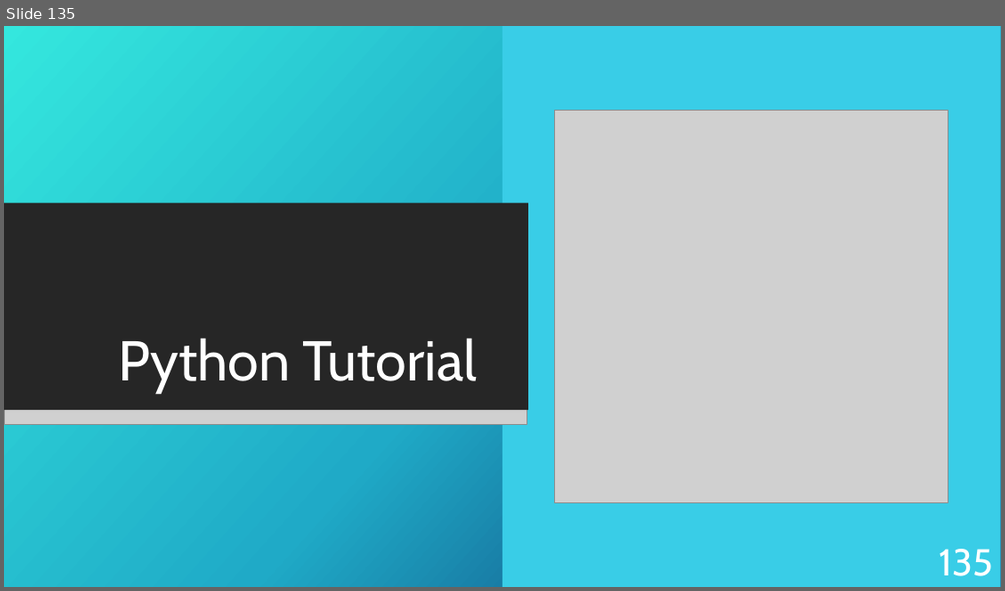
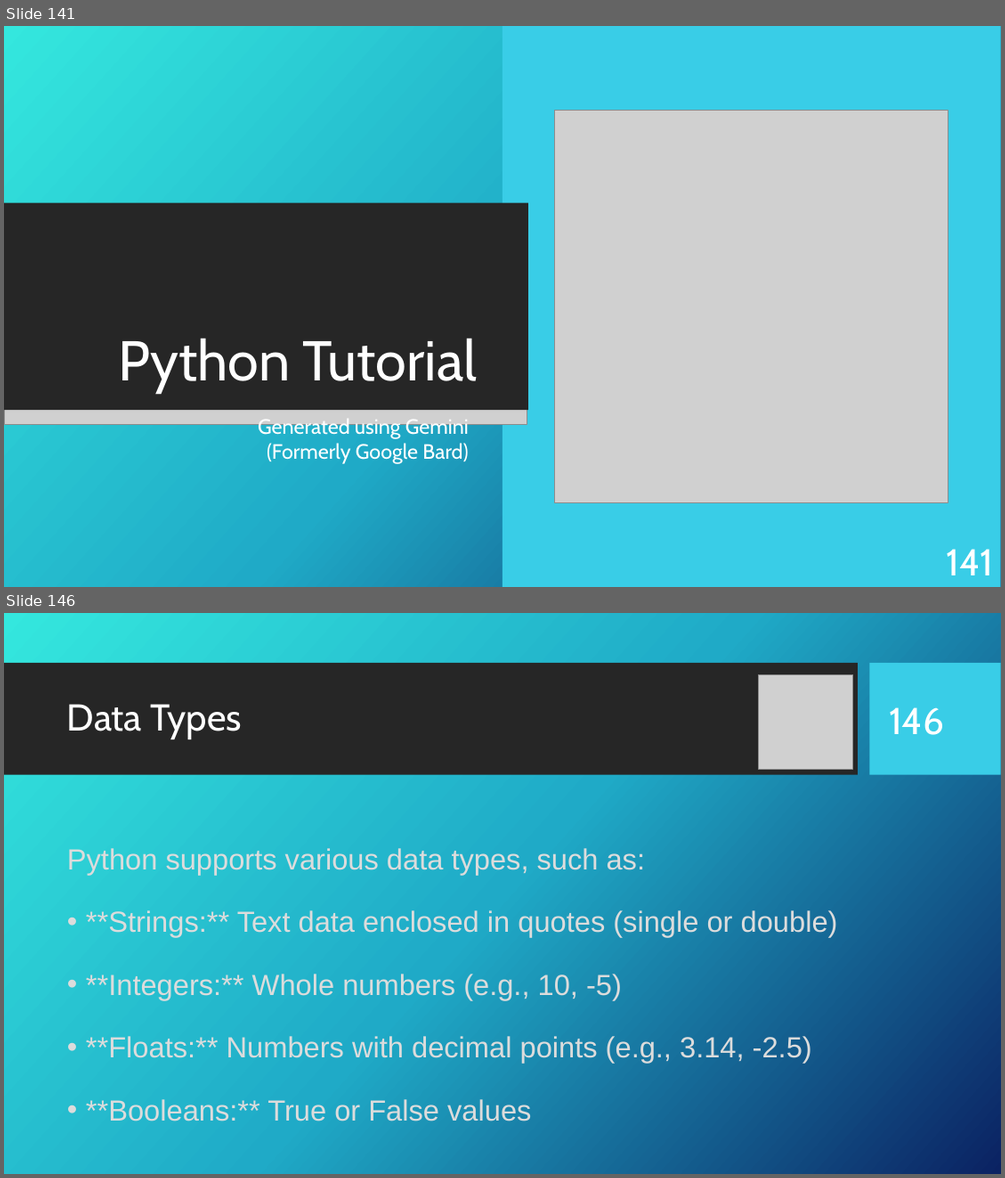
Before and after one commit to KurtAbraham/CS451, a slide deck: CS 451-KAbraham-Internet Technologies Tutorials.pptx. Shown one above the other, each under a label of ours: slide 135 before the commit, slides 141 and 146 after it; the slides between them are not shown. The pictures are 1005x591 and 1005x1178 pixels, drawn with LibreOffice and Linux fonts; fonts in the diff are those of the drawing; grey boxes stand for pictures; background and template pictures are left out. Boxes give left, top, right and bottom in pixels: in the first picture for what was removed or moved away, otherwise in the second. Text is boxed around its words. In the diff, an @@ line names an element or a change of style, - is before the commit and + after.

```diff
--- a/CS 451-KAbraham-Internet Technologies Tutorials.pptx
+++ b/CS 451-KAbraham-Internet Technologies Tutorials.pptx
@@ slide 146 added at (4,613,1001,1174), background picture (left out) @@
@@ rectangle added at (4,663,858,775), fill #262626 @@
@@ rectangle added at (870,663,1001,775), fill #39CDE7 @@
@@ picture added at (759,674,853,769) @@
@@ title added at (67,704,242,739), 36 pt, text #FFFFFF @@
+Data Types
@@ page number added at (889,707,944,735), 36 pt, text #FFFFFF @@
+146
@@ text added at (67,848,838,1121), 28 pt, text #DCDCDC @@
+Python supports various data types, such as:
+• **Strings:** Text data enclosed in quotes (single or double)
+• **Integers:** Whole numbers (e.g., 10, -5)
+• **Floats:** Numbers with decimal points (e.g., 3.14, -2.5)
+• **Booleans:** True or False values
@@ what was slide 135 is now slide 141 @@
@@ slide 141 changed as well @@
@@ text added at (258,416,469,464), 20 pt, text #FFFFFF @@
+Generated using Gemini
+(Formerly Google Bard)
@@ page number at (946,548,993,575): text changed @@
-135
+141
```
Also in this commit, not shown: 14 other slides changed, 15 other slides added, 1 other file.
